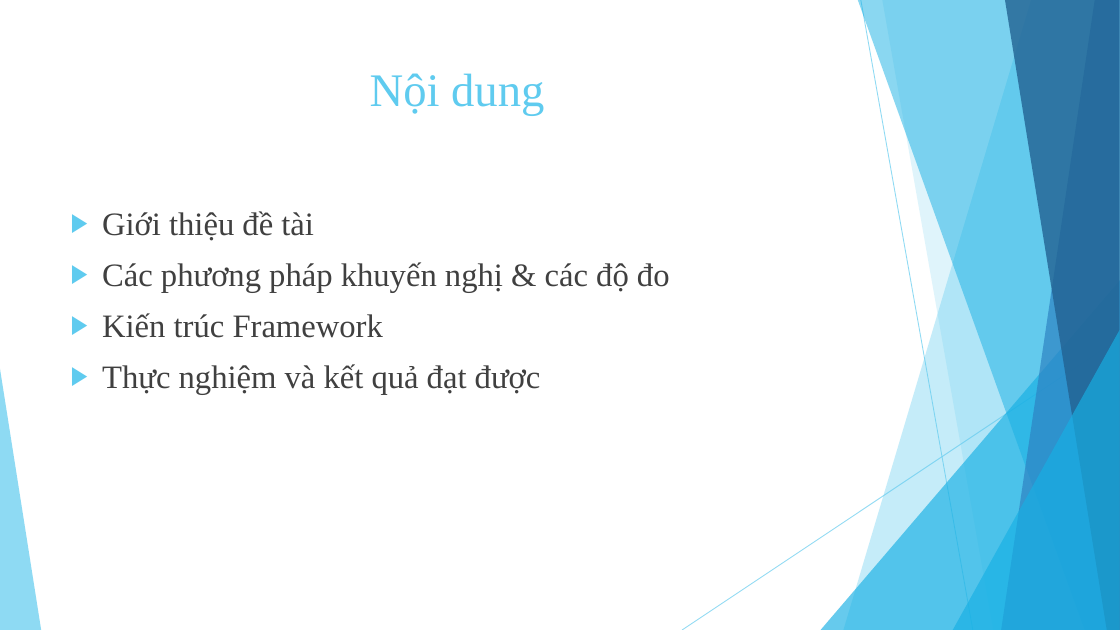
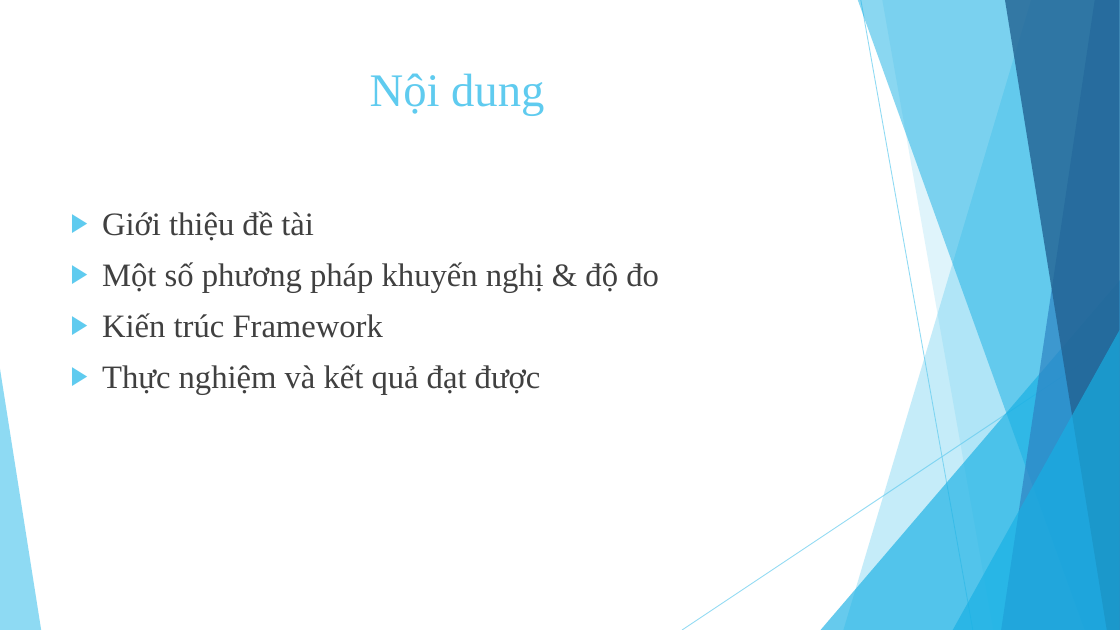
Before and after one commit to tuyennta/JobRecSys, a slide deck: slide 2 of Documents/Báo cáo/Bao cao KLTN.pptx. Drawn at 1120x630 pixels with LibreOffice and Linux fonts; fonts in the diff are those of the drawing. Boxes give left, top, right and bottom in pixels: in the first picture for what was removed or moved away, otherwise in the second. Text is boxed around its words. In the diff, an @@ line names an element or a change of style, - is before the commit and + after.

```diff
--- a/Documents/Báo cáo/Bao cao KLTN.pptx
+++ b/Documents/Báo cáo/Bao cao KLTN.pptx
@@ text at (102,262,659,292): text changed @@
-▶ Các phương pháp khuyến nghị & các độ đo
+▶ Một số phương pháp khuyến nghị & độ đo
```
Also in this commit, not shown: 7 other slides changed, 1 slide added.
